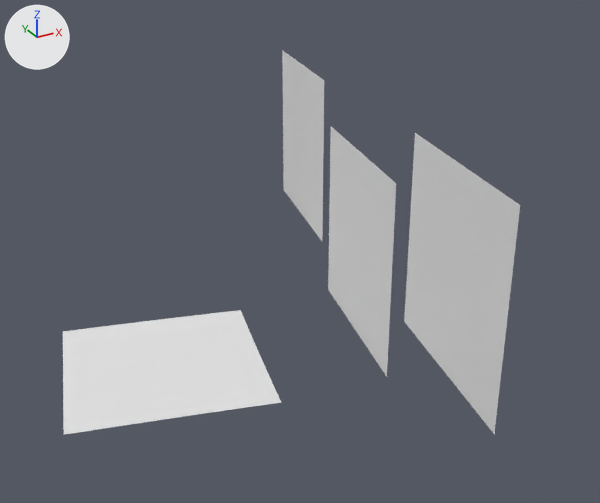
What one commit did to the glTF model public/static/blueprintContents.glb.
Rendered twice from a 50 mm lens placed at (14.087, 18.058, 2.639), pointed at (14.836, 19.42, 1.957). Arrows for +X, +Y and +Z are at upper left; the lights stay in place. Where no turn or scale is listed for an object, it has been applied to the vertices.

The older version as bpy lines, for what is in view:
```python
me_plane_004 = bpy.data.meshes.new('Plane.004')
me_plane_004.from_pydata([(-0.183, -0.183, 0.0), (0.183, -0.183, 0.0), (-0.183, 0.183, 0.0), (0.183, 0.183, 0.0)], [], [(0, 1, 3), (0, 3, 2)])
me_plane_009 = bpy.data.meshes.new('Plane.009')
me_plane_009.from_pydata(...)  # 1089 vertices, 2048 faces; spans x -0.271..0.271, y -0.271..0.271, z -0.053..-0.045
me_plane_010 = bpy.data.meshes.new('Plane.010')
me_plane_010.from_pydata([(-0.202, -0.202, 0.0), (0.202, -0.202, 0.0), (-0.202, 0.202, 0.0), (0.202, 0.202, 0.0)], [], [(0, 1, 3), (0, 3, 2)])
me_plane_011 = bpy.data.meshes.new('Plane.011')
me_plane_011.from_pydata([(-0.209, -0.209, 0.0), (0.209, -0.209, 0.0), (-0.209, 0.209, 0.0), (0.209, 0.209, 0.0)], [], [(0, 1, 3), (0, 3, 2)])
ob_blueprintcontent1 = bpy.data.objects.new('BlueprintContent1', me_plane_009)
ob_blueprintcontent1.location = (14.607, 19.652, 1.683)
ob_blueprintcontent2 = bpy.data.objects.new('BlueprintContent2', me_plane_010)
ob_blueprintcontent2.location = (15.108, 19.907, 2.027)
ob_blueprintcontent2.rotation_euler = (-2.899, 1.571, 0.0)  # degrees (-166, 90, 0)
ob_blueprintcontent3 = bpy.data.objects.new('BlueprintContent3', me_plane_011)
ob_blueprintcontent3.location = (14.997, 19.454, 1.927)
ob_blueprintcontent3.rotation_euler = (-2.899, 1.571, 0.0)  # degrees (-166, 90, 0)
ob_blueprintcontent4 = bpy.data.objects.new('BlueprintContent4', me_plane_004)
ob_blueprintcontent4.location = (14.885, 19.002, 2.069)
ob_blueprintcontent4.rotation_euler = (-2.899, 1.571, 0.0)  # degrees (-166, 90, 0)
```
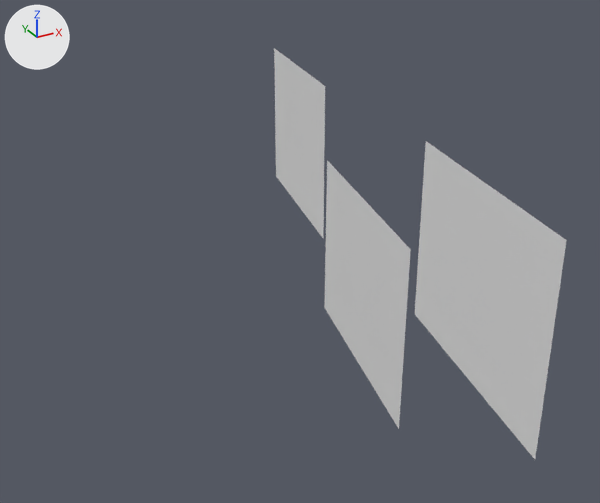
Diff of the bpy script that builds the scene:
```diff
--- a/public/static/blueprintContents.glb.py
+++ b/public/static/blueprintContents.glb.py
@@ ob_blueprintcontent1 @@
-ob_blueprintcontent1 = bpy.data.objects.new('BlueprintContent1', me_plane_009)
-ob_blueprintcontent1.location = (14.607, 19.652, 1.683)
@@ ob_blueprintcontent2 @@
 ob_blueprintcontent2 = bpy.data.objects.new('BlueprintContent2', me_plane_010)
-ob_blueprintcontent2.location = (15.108, 19.907, 2.027)
+ob_blueprintcontent2.location = (15.119, 19.95, 2.027)
 ob_blueprintcontent2.rotation_euler = (-2.899, 1.571, 0.0)  # degrees (-166, 90, 0)
+ob_blueprintcontent2.scale = (1.26, 0.944, 1.57)
@@ ob_blueprintcontent3 @@
 ob_blueprintcontent3 = bpy.data.objects.new('BlueprintContent3', me_plane_011)
-ob_blueprintcontent3.location = (14.997, 19.454, 1.927)
-ob_blueprintcontent3.rotation_euler = (-2.899, 1.571, 0.0)  # degrees (-166, 90, 0)
+ob_blueprintcontent3.location = (14.99, 19.428, 1.845)
+ob_blueprintcontent3.rotation_euler = (1.571, 0.0167, -1.813)  # degrees (90, 1, -104)
+ob_blueprintcontent3.scale = (1.26, 0.946, 0.845)
@@ ob_blueprintcontent4 @@
 ob_blueprintcontent4 = bpy.data.objects.new('BlueprintContent4', me_plane_004)
-ob_blueprintcontent4.location = (14.885, 19.002, 2.069)
-ob_blueprintcontent4.rotation_euler = (-2.899, 1.571, 0.0)  # degrees (-166, 90, 0)
+ob_blueprintcontent4.location = (14.866, 18.924, 2.087)
+ob_blueprintcontent4.rotation_euler = (1.571, 0.00546, -1.813)  # degrees (90, 0.3, -104)
+ob_blueprintcontent4.scale = (1.18, 0.889, 0.608)
```

Boxes [x1, y1, x2, y2] around the edits, measured in the pictures (600 x 503 px):
'BlueprintContent4', moved, turned, rescaled
    before: [404, 133, 520, 433]
    after: [415, 141, 567, 459]
'BlueprintContent1', deleted
    before: [63, 310, 281, 435]
'BlueprintContent3', moved, turned, rescaled
    before: [328, 127, 396, 376]
    after: [324, 160, 411, 429]
'BlueprintContent2', moved, rescaled (21% wider)
    before: [282, 50, 324, 241]
    after: [274, 48, 325, 238]
